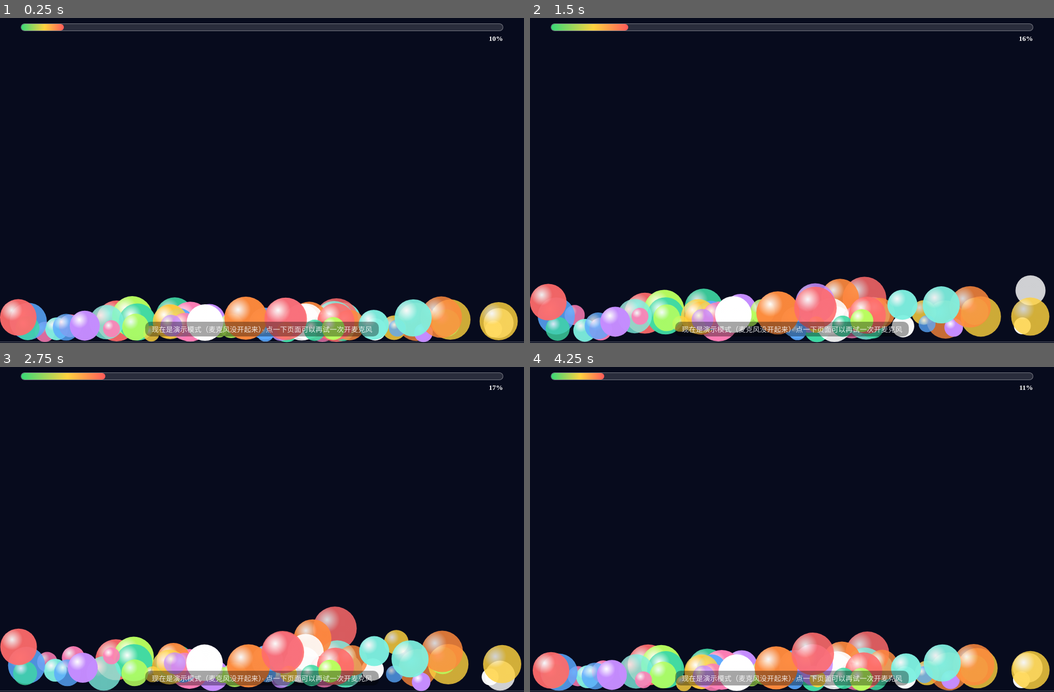
Above: before the commit, frames 1-4 (two rows, left to right).
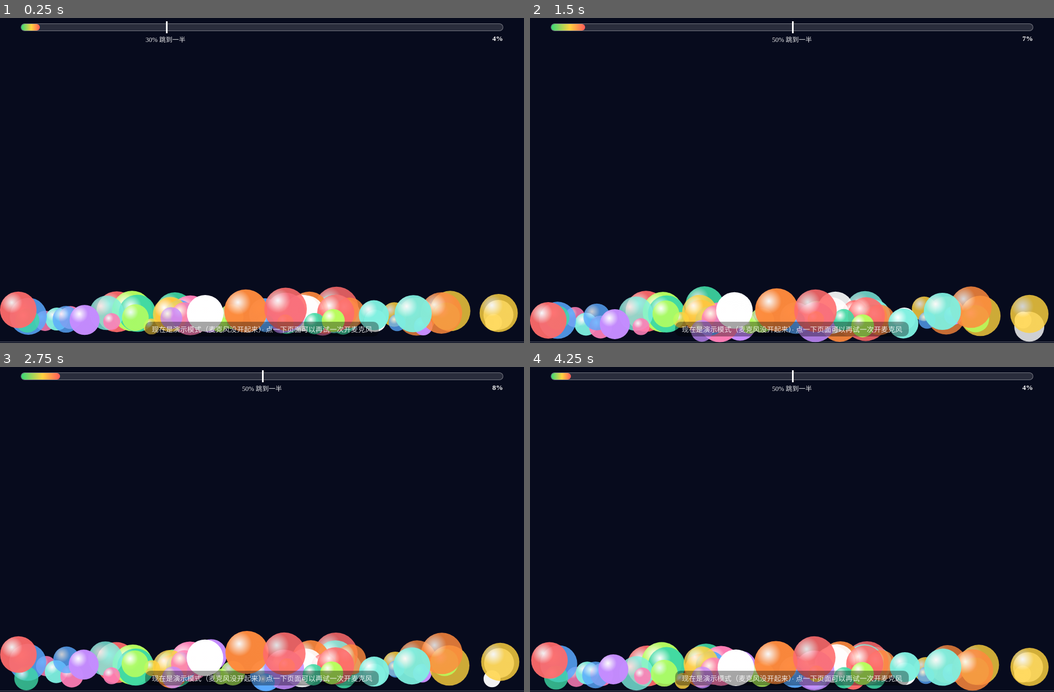
Above: after the commit, the same moments.

Repository: GGBondIII/shengyin-qiangruo-games
Game: browser game, page yinlangqiu.html
Same seed, same stepped clock (60 frames per second), same inputs: the game is played once before the commit and once after it.
Inputs (mouse positions are in pixels of both pictures, inside the frame that each line leads up to):
- Up to frame 1 (0.25 s): no input
- Up to frame 2 (1.5 s): click (792, 180) at 0.27 s; click (792, 213) at 1.07 s; click (792, 27) at 1.27 s
- Up to frame 3 (2.75 s): click (157, 497) at 1.67 s; click (262, 376) at 1.87 s; click (262, 376) at 2.02 s; press the mouse at (366, 480) at 2.27 s; release the mouse at (262, 464) at 2.4 s; click (262, 376) at 2.47 s
- Up to frame 4 (4.25 s): click (870, 594) at 2.87 s; click (792, 376) at 3.07 s; click (661, 610) at 3.47 s; click (792, 376) at 3.67 s; press the mouse at (792, 464) at 4.07 s; release the mouse at (739, 643) at 4.2 s

The runs differ from the first frame. In frame 1, 8.9% of the frame differs, in the area x 0-99%, y 1-100%; in frame 2, 8.5%; in frame 3, 9.4%, in the area x 0-100%, y 1-100%; in frame 4, 6.2%.

Commit message:
音浪球v7：加回可拖阈值线（线的位置=跳到半屏的音量），音量达到线+45%跳到屏顶，再往上高度封顶改频率加快（最高约2.2倍速）；演示模式音量调低

Diff:
--- a/yinlangqiu.html
+++ b/yinlangqiu.html
@@ -14,6 +14,8 @@
   #volbar { position: fixed; top: 14px; left: 4%; right: 4%; height: 40px; z-index: 5; pointer-events: none; }
   #volTrack { position: relative; height: 14px; background: rgba(255,255,255,0.14); border: 1px solid rgba(255,255,255,0.35); border-radius: 7px; pointer-events: auto; cursor: pointer; touch-action: none; }
   #volFill { height: 100%; width: 0%; background: linear-gradient(90deg, #38d977, #ffd23f 55%, #ff5a5a); border-radius: 7px; transition: width 0.08s linear; }
+  #volMark { position: absolute; left: 30%; top: -5px; bottom: -5px; width: 3px; background: #fff; }
+  #volMarkLabel { position: absolute; left: 30%; top: 20px; transform: translateX(-50%); font-size: 12px; color: #fff; opacity: 0.9; white-space: nowrap; }
   #volText { position: absolute; right: 0; top: 20px; font-size: 13px; font-weight: bold; color: #fff; }
   #hint { position: fixed; left: 50%; bottom: 12px; transform: translateX(-50%); z-index: 5; font-size: 13px; color: rgba(255,255,255,0.85); background: rgba(0,0,0,0.35); padding: 4px 12px; border-radius: 10px; white-space: nowrap; pointer-events: none; }
 </style>
@@ -23,7 +25,9 @@
 <div id="volbar">
   <div id="volTrack">
     <div id="volFill"></div>
+    <div id="volMark"></div>
   </div>
+  <div id="volMarkLabel">30% 跳到一半</div>
   <div id="volText">0%</div>
 </div>
 <div id="hint">正在准备…</div>
@@ -33,6 +37,33 @@
   var hint = document.getElementById('hint');
   var volFill = document.getElementById('volFill');
   var volText = document.getElementById('volText');
+  var volTrack = document.getElementById('volTrack');
+  var volMark = document.getElementById('volMark');
+  var volMarkLabel = document.getElementById('volMarkLabel');
+  // 可调阈值线（音量条上的白线，可以左右拖）：音量达到线的位置时，小球跳到屏幕一半高；
+  // 比线再高 45% 就跳到屏幕最上方；再往上，高度封顶、改成跳得越来越快。
+  var threshold = 0.30;
+  function setThreshold(v) {
+    threshold = Math.max(0.05, Math.min(0.95, v));
+    volMark.style.left = (threshold * 100) + '%';
+    volMarkLabel.style.left = (threshold * 100) + '%';
+    volMarkLabel.textContent = Math.round(threshold * 100) + '% 跳到一半';
+  }
+  function thresholdFromEvent(e) {
+    var rect = volTrack.getBoundingClientRect();
+    return (e.clientX - rect.left) / rect.width;
+  }
+  var draggingThreshold = false;
+  volTrack.addEventListener('pointerdown', function (e) {
+    draggingThreshold = true;
+    if (volTrack.setPointerCapture) volTrack.setPointerCapture(e.pointerId);
+    setThreshold(thresholdFromEvent(e));
+  });
+  volTrack.addEventListener('pointermove', function (e) {
+    if (draggingThreshold) setThreshold(thresholdFromEvent(e));
+  });
+  volTrack.addEventListener('pointerup', function () { draggingThreshold = false; });
+  volTrack.addEventListener('pointercancel', function () { draggingThreshold = false; });
   var COLORS = ['#ff7eb6', '#c58cff', '#5aa9ff', '#3fd9a4', '#ffd23f', '#ff8a3d', '#ffffff', '#ff6b6b', '#7ef0e0', '#b8ff5e'];
   var balls = [];
   var W = 0, H = 0;
@@ -98,25 +129,35 @@
       lastFrameAt = Date.now();
       if (mode === 'demo') {
         var now0 = Date.now() / 1000;
-        targetLevel = 0.12 + 0.06 * Math.sin(now0 * 0.9);
+        targetLevel = 0.05 + 0.03 * Math.sin(now0 * 0.9);
       }
       level += (targetLevel - level) * 0.18;
       if (Math.abs(targetLevel - level) < 0.002) level = targetLevel;
       volFill.style.width = Math.round(level * 100) + '%';
       volText.textContent = Math.round(level * 100) + '%';
       var now = Date.now() / 1000;
+      // 音量 → 跳高：达到阈值线 = 半屏高；阈值+45% = 满屏高；再往上高度封顶、频率加快
+      var topPoint = Math.min(0.98, threshold + 0.45);
+      var hFrac, excess = 0;
+      if (level <= threshold) hFrac = threshold > 0 ? 0.5 * (level / threshold) : 0;
+      else if (level <= topPoint) hFrac = 0.5 + 0.5 * (level - threshold) / (topPoint - threshold);
+      else { hFrac = 1; excess = Math.min(1, (level - topPoint) / Math.max(0.02, 1 - topPoint)); }
+      var k = 1 + excess * 1.2;        // 频率倍数：最高约 2.2 倍速
+      var grav = 0.7 * k * k;          // 重力和初速同比例放大，高度不变、来回更快
+      var apexPx = hFrac * Math.max(60, H - 90);
       balls.forEach(function (b) {
         if (b.y >= b.baseY - 0.5 && b.vy >= 0) {
-          // 落在底部：按当前音量决定弹跳力度——越响跳得越高，安静时（音量≈0）就停在底部
-          if (level > 0.03) {
-            b.vy = -(level * 30 * b.speed) * (0.85 + Math.random() * 0.3);
+          // 落在底部：按目标高度算弹跳初速，安静时（音量≈0）就停在底部
+          if (level > 0.03 && apexPx > 2) {
+            var f = 0.65 + 0.35 * (b.speed - 0.6) / 1.4; // 每个球高低错开，最快的达到目标高度
+            b.vy = -Math.sqrt(2 * grav * apexPx * f) * (0.9 + Math.random() * 0.2);
             if (b.vy > -1.2) b.vy = -1.2; // 有一点声音至少轻轻颤一下
           } else {
             b.vy = 0; b.y = b.baseY;
           }
         }
         if (b.vy !== 0 || b.y < b.baseY) {
-          b.vy += 0.7; b.y += b.vy;
+          b.vy += grav; b.y += b.vy;
           if (b.y > b.baseY) { b.y = b.baseY; b.vy = 0; }
           if (b.y < b.r) { b.y = b.r; b.vy = Math.abs(b.vy) * 0.55; }
           b.x += Math.sin(now * 1.2 + b.phase) * 0.4 * level;
@@ -141,7 +182,7 @@
     analyser = null; dataArray = null;
   }
   function startDemo() {
-    stopMic(); mode = 'demo'; targetLevel = 0.12; setHint();
+    stopMic(); mode = 'demo'; targetLevel = 0.05; setHint();
   }
   function startMic() {
     if (mode === 'mic') return;
